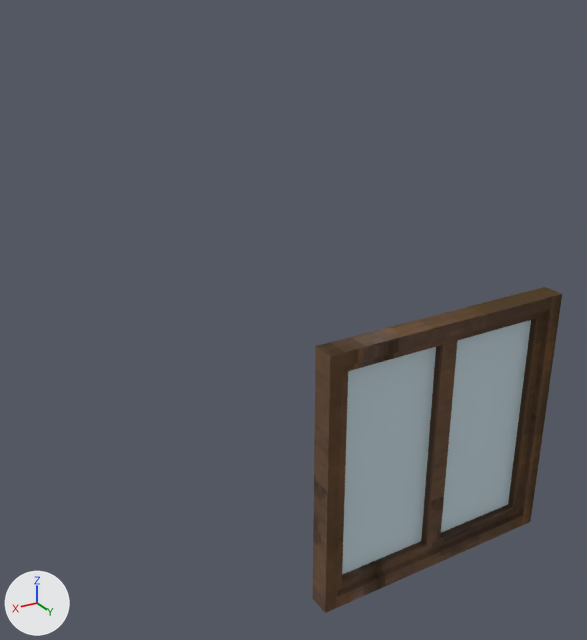
The glTF model Assets/window.glb, before and after one commit.
Rendered twice from a 50 mm camera at (2.09, 2.27, 1.89) aimed at (-0.08, -1.34, 0.08). Every picture has the same lights, and +X, +Y and +Z are marked at lower left. The older version comes first. Where no turn or scale is listed for an object, it has been applied to the vertices.
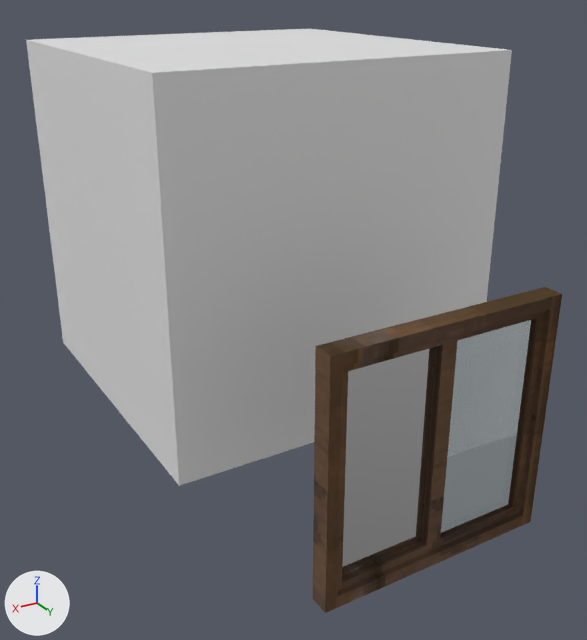
Where the change shows, as pixel boxes [x1, y1, x2, y2] in the pictures (587 x 640 px):
'Cube', added: after [26, 29, 512, 486]
'Cube.002', surface changed: [314, 301, 533, 577] in both

Edits to the bpy script that builds the scene:
```text
Change mat_glass_left:
    add mat_glass_left.transmission_weight = 1.0
Change mat_glass_right:
    add mat_glass_right.transmission_weight = 1.0
Add me_cube:
    me_cube.from_pydata(...)  # a box spanning x -1.0..1.0, y -1.0..1.0, z -1.0..1.0
Add ob_cube:
    ob_cube = bpy.data.objects.new('Cube', me_cube)
    ob_cube.location = (-0.19, -1.976, 0.504)
```
